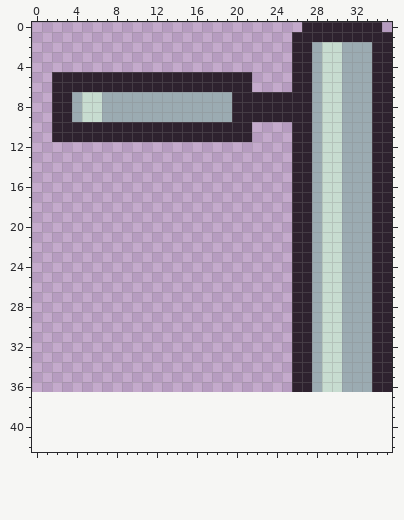
File history of a pixel-art sprite, Assets/Textures/anim_broken_bottle_grabber/anim_broken_bottle_grabber9.png. The picture above was drawn from the file before the commit.
The file is 36x37 pixels. The old version is drawn lined up with the new one, on the new canvas.
New version:
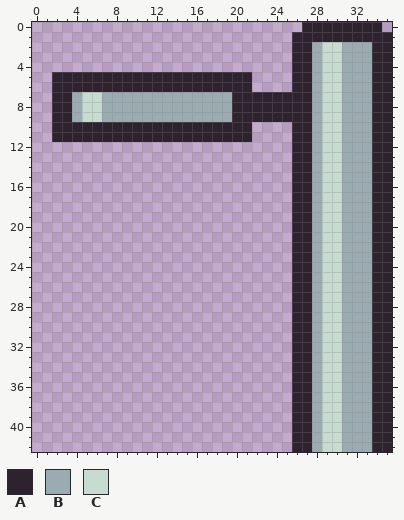
Palette (. is transparent): A #2e222f  B #9babb2  C #c7dcd0
Difference:
canvas 36x37 -> 36x43
y 37..42: x 26..35 .......... -> AABCCBBBAA
Where, in picture pixels (left, top, right, bottom), the same in both pictures:
added: (292, 392, 392, 452)
